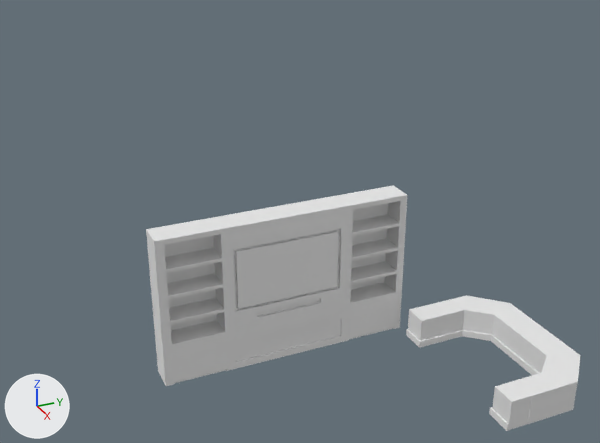
What one commit did to the glTF model na-project-portal/26-Projects/EB03__TheFirs/30__TrueVision__AppContent/DesignPhase01__ConceptDesign__Scheme-02/EB03__Storey__GroundFloor__ExistingFixtures__MeshModel__.glb.
Before and after are seen from a camera (50 mm lens) standing at (29.32, 13.79, 7.51) and looking at (14.39, 20.51, 0.05). The axes (+X, +Y, +Z) are drawn at lower left. The lights are the same throughout. The picture after the commit comes second. Vertices at exactly the same position are counted once.

Before the edit, the objects in view are built like this:
```python
me_mesh_0_17__existingbuilding__fixtures__default = bpy.data.meshes.new('Mesh_0_17__ExistingBuilding__Fixtures::Default')
me_mesh_0_17__existingbuilding__fixtures__default.from_pydata(...)  # 228 vertices, 495 faces; spans x 18.51..21.94, y 16.23..21.97, z 0.0..2.44
me_mesh_0_17__existingbuilding__fixtures__default.materials.append(mat_default)  # white #e7e7e7
ob_17__existingbuilding__fixtures__default = bpy.data.objects.new('17__ExistingBuilding__Fixtures::Default', me_mesh_0_17__existingbuilding__fixtures__default)
ob_17__existingbuilding__fixtures__default.location = (0.0, 0.0, 0.0)
```
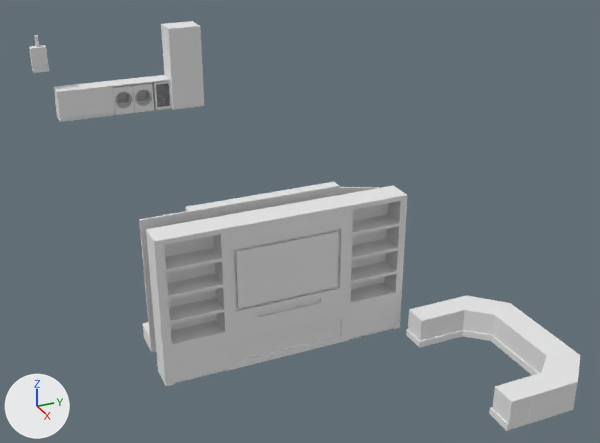
Changed parts and their boxes (x1, y1, x2, y2) in the pictures (600 x 443 px):
'17__ExistingBuilding__Fixtures::Default', reshaped (27% wider, 66% taller)
    before: (146, 185, 581, 431)
    after: (29, 21, 581, 431)
'17__ExistingBuilding__Fixtures::MAT705__Glass__BlackenedGlass', added
    after: (115, 83, 170, 108)
part 1 of me_mesh_0_17__existingbuilding__fixtures__default, added
    after: (29, 21, 204, 122)
part 2 of me_mesh_0_17__existingbuilding__fixtures__default, added (mostly hidden)
    after: (139, 182, 379, 352)

The edits, one by one:
Material 'MAT705__Glass__BlackenedGlass' (mat_mat705__glass__blackenedglass) is new.
Its base color is (0.176, 0.192, 0.22) (grey #747981).
Its roughness is 0.05.
Its alpha is 0.4.
me_mesh_0_17__existingbuilding__fixtures__default is used by ob_17__existingbuilding__fixtures__default; location (0.0, 0.0, 0.0).
me_mesh_0_17__existingbuilding__fixtures__default had 228 vertices, 495 faces and spanned x 18.51..21.94, y 16.23..21.97, z 0.0..2.44.
me_mesh_0_17__existingbuilding__fixtures__default now has 6319 vertices, 12666 faces and spans x 4.36..21.94, y 16.2..21.97, z 0.0..2.49.
me_mesh_0_17__existingbuilding__fixtures__default part 1: 4834 vertices added at x 4.36..5.2, y 16.49..21.39, z 0.0..2.49.
me_mesh_0_17__existingbuilding__fixtures__default part 2: 697 vertices added at x 17.78..18.28, y 16.2..20.2, z 0.21..2.49.
Other edits to the shape of me_mesh_0_17__existingbuilding__fixtures__default do not show in these pictures.
Mesh me_mesh_1_17__existingbuilding__fixtures__mat705__glass__blackenedglass is new.
It has 410 vertices, 712 faces and spans x 4.99..5.01, y 18.68..20.34, z 0.1..0.81.
It uses material mat_mat705__glass__blackenedglass (grey #747981).
Object '17__ExistingBuilding__Fixtures::MAT705__Glass__BlackenedGlass' (ob_17__existingbuilding__fixtures__mat705__glass__blackenedglass) is new; it shows me_mesh_1_17__existingbuilding__fixtures__mat705__glass__blackenedglass.
Its location is (0.0, 0.0, 0.0).
